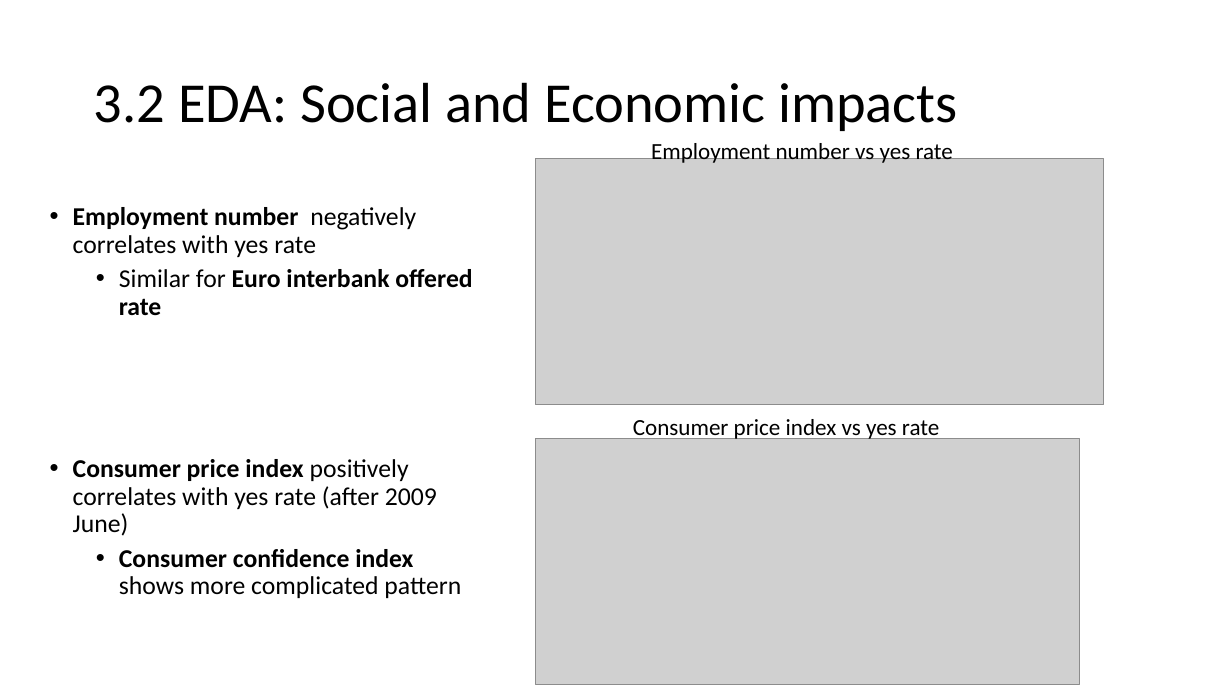
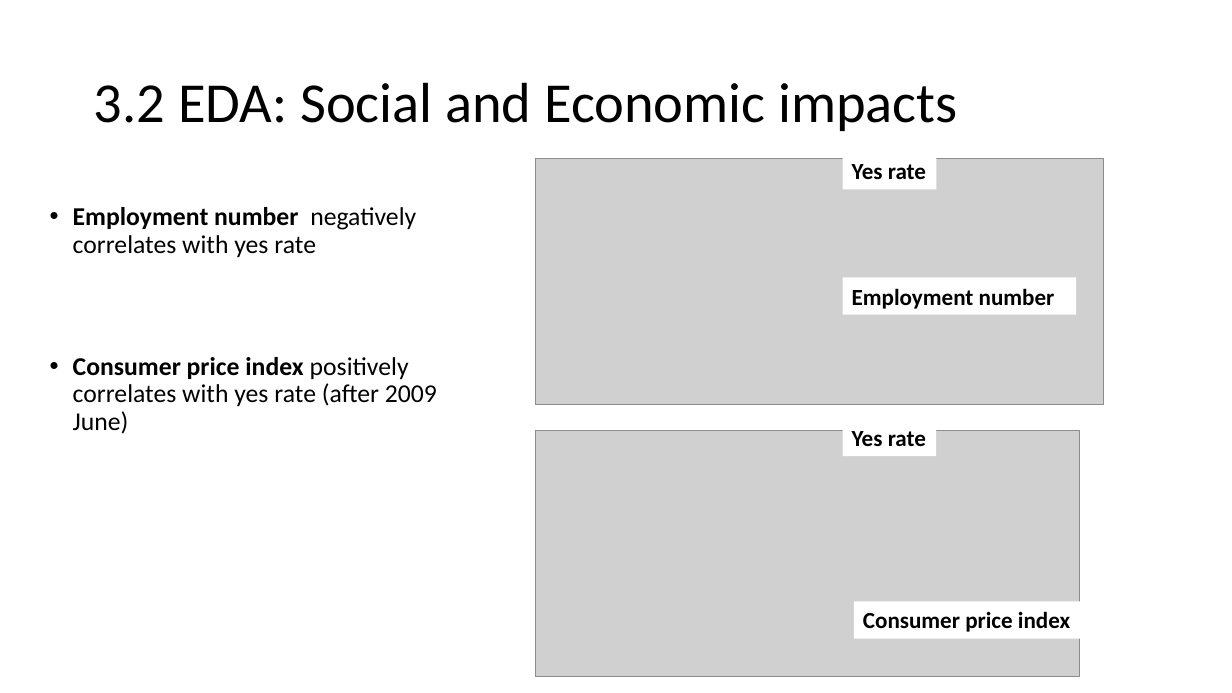
Before and after one commit to jianghan2013/UCI_data, a slide deck: slide 5 of ds_challenge_presentation_HanJiang.pptx. Drawn at 1232x693 pixels with LibreOffice and Linux fonts; fonts in the diff are those of the drawing; grey boxes stand for pictures. Boxes give left, top, right and bottom in pixels: in the first picture for what was removed or moved away, otherwise in the second. Text is boxed around its words. In the diff, an @@ line names an element or a change of style, - is before the commit and + after.

```diff
--- a/ds_challenge_presentation_HanJiang.pptx
+++ b/ds_challenge_presentation_HanJiang.pptx
@@ text removed at (x1=651, y1=143, x2=953, y2=163) @@
-Employment number vs yes rate
@@ rectangle added at (x1=843, y1=152, x2=936, y2=189), fill #FFFFFF, 18 pt, text #000000, bold @@
+Yes rate
@@ text at (x1=119, y1=269, x2=472, y2=316): paragraph removed @@
-  • Similar for Euro interbank offered rate
@@ rectangle added at (x1=843, y1=277, x2=1077, y2=314), fill #FFFFFF, 18 pt, text #000000, bold @@
+Employment number
@@ text removed at (x1=633, y1=419, x2=939, y2=442) @@
-Consumer price index vs yes rate
@@ rectangle added at (x1=843, y1=419, x2=936, y2=456), fill #FFFFFF, 18 pt, text #000000, bold @@
+Yes rate
@@ picture moved from (x1=535, y1=438, x2=1080, y2=684) to (x1=535, y1=431, x2=1080, y2=677) @@
@@ text at (x1=119, y1=549, x2=461, y2=598): paragraph removed @@
-  • Consumer confidence index shows more complicated pattern
@@ rectangle added at (x1=854, y1=602, x2=1087, y2=639), fill #FFFFFF, 18 pt, text #000000, bold @@
+Consumer price index
```
Also in this commit, not shown: 7 other slides changed.
